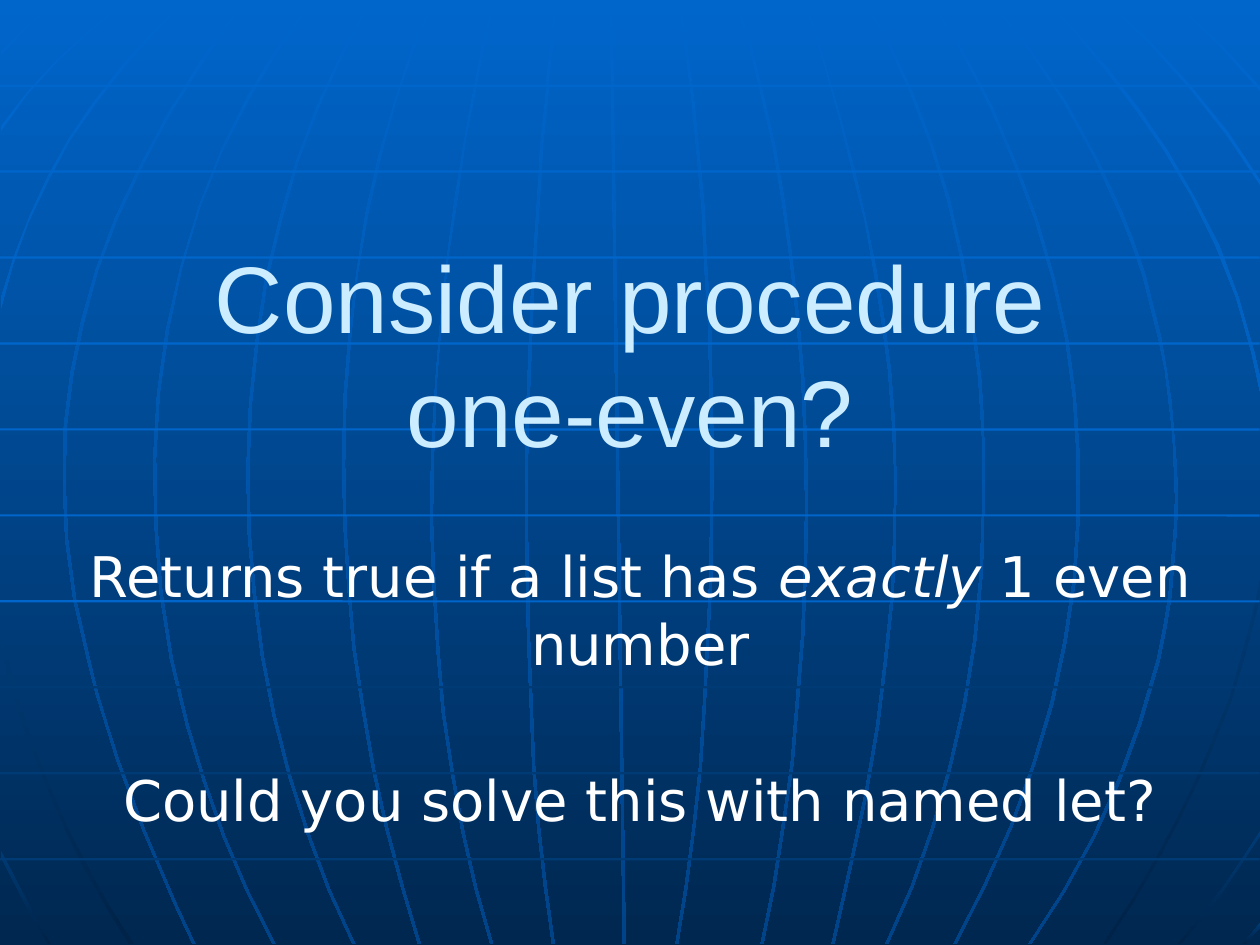
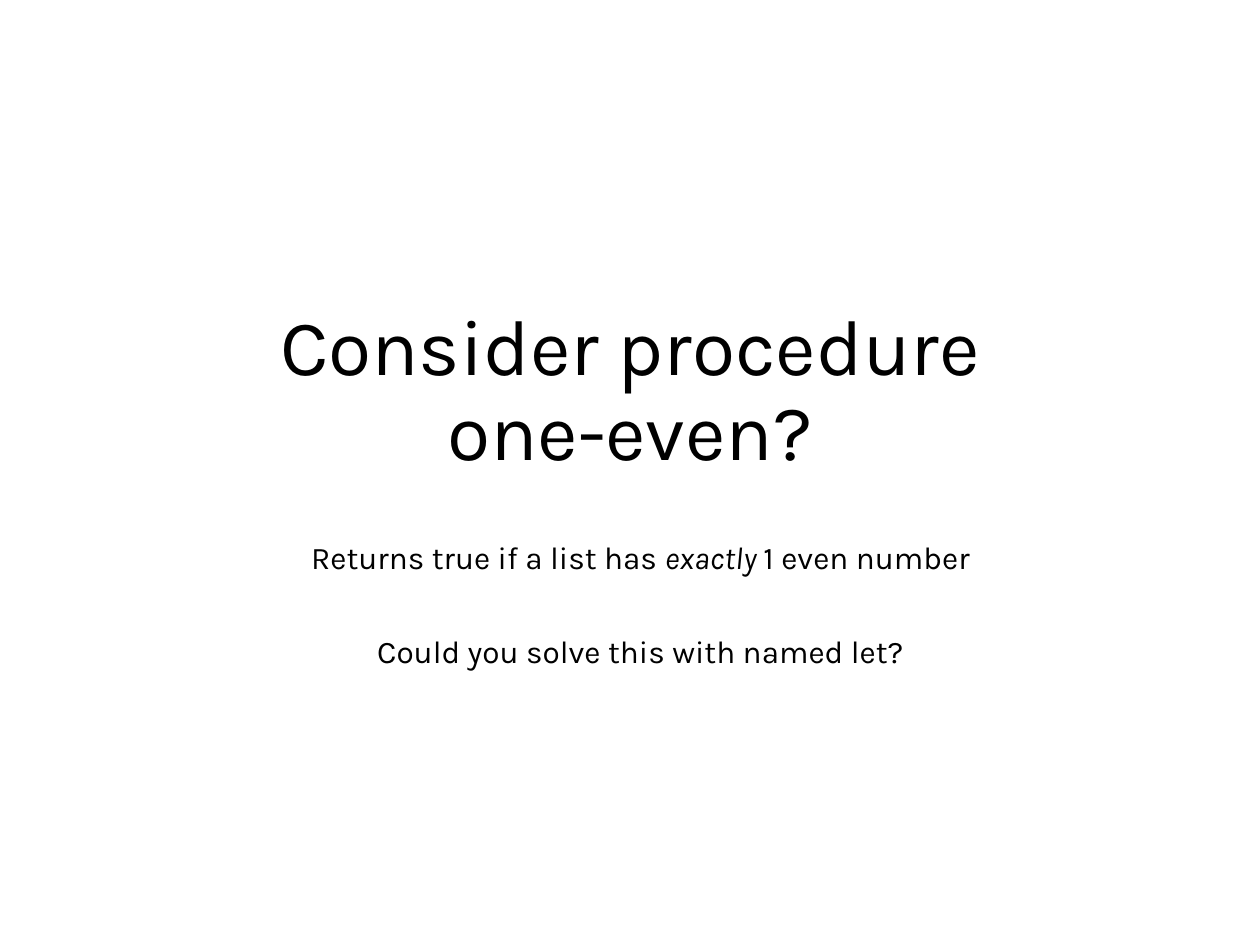
Before and after one commit to RHIT-CSSE/csse304, a slide deck: slide 2 of ClassMaterials/MapApply/RecursionMapApplyLambdaLet.pptx (slide 1 before the commit). Drawn at 1260x945 pixels with LibreOffice and Linux fonts; fonts in the diff are those of the drawing. Boxes give left, top, right and bottom in pixels: in the first picture for what was removed or moved away, otherwise in the second. Text is boxed around its words. In the diff, an @@ line names an element or a change of style, - is before the commit and + after.

```diff
--- a/ClassMaterials/MapApply/RecursionMapApplyLambdaLet.pptx
+++ b/ClassMaterials/MapApply/RecursionMapApplyLambdaLet.pptx
@@ background gradient #0066CC to #004488 to #FFFFFF @@
@@ title "Consider procedure one-even?" moved from (x1=215, y1=264, x2=1044, y2=448) to (x1=280, y1=320, x2=980, y2=461) @@
@@ title "Consider procedure one-even?" at (x1=280, y1=320, x2=980, y2=461): size 54 to 45 pt, font Arial to Karla, text colour #CCECFF to #000000; line spacing 1 to 0.9 @@
@@ subtitle "Returns true if a list ..." at (x1=311, y1=547, x2=970, y2=671): size 32 to 18 pt, font DejaVu Sans to Karla, text colour #FFFFFF to #000000; line spacing 1 to 0.9; more space between paragraphs @@
@@ group removed at (x1=0, y1=0, x2=1260, y2=945): 24 freeform shapes, 10 lines @@
```
Also in this commit, not shown: 4 other slides changed, 1 slide added, 6 slides removed, 3 other files.
